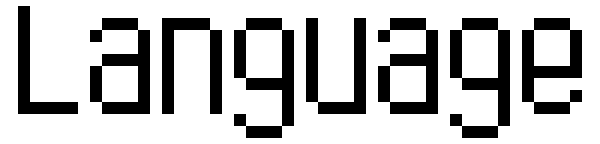
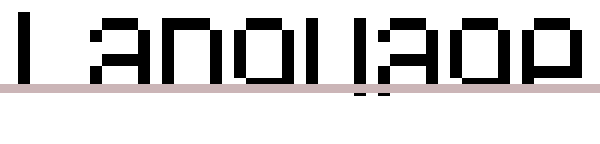
Two versions of the same layered image (600x144). Layer-by-layer changes:
painted on "English" over (18, 6, 582, 138)
added layer "Sketch" above "Background" over (0, 84, 600, 93)
